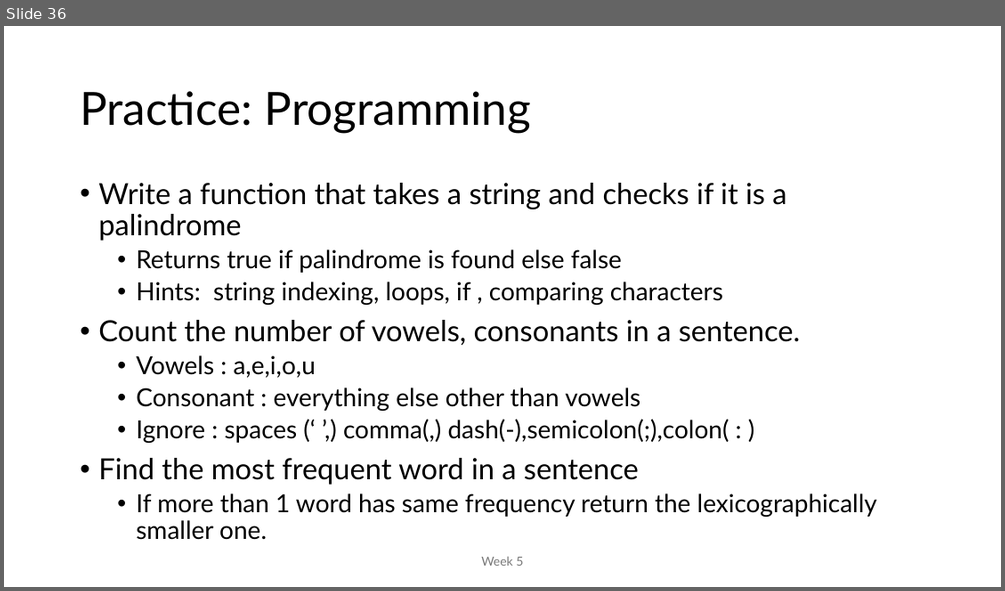
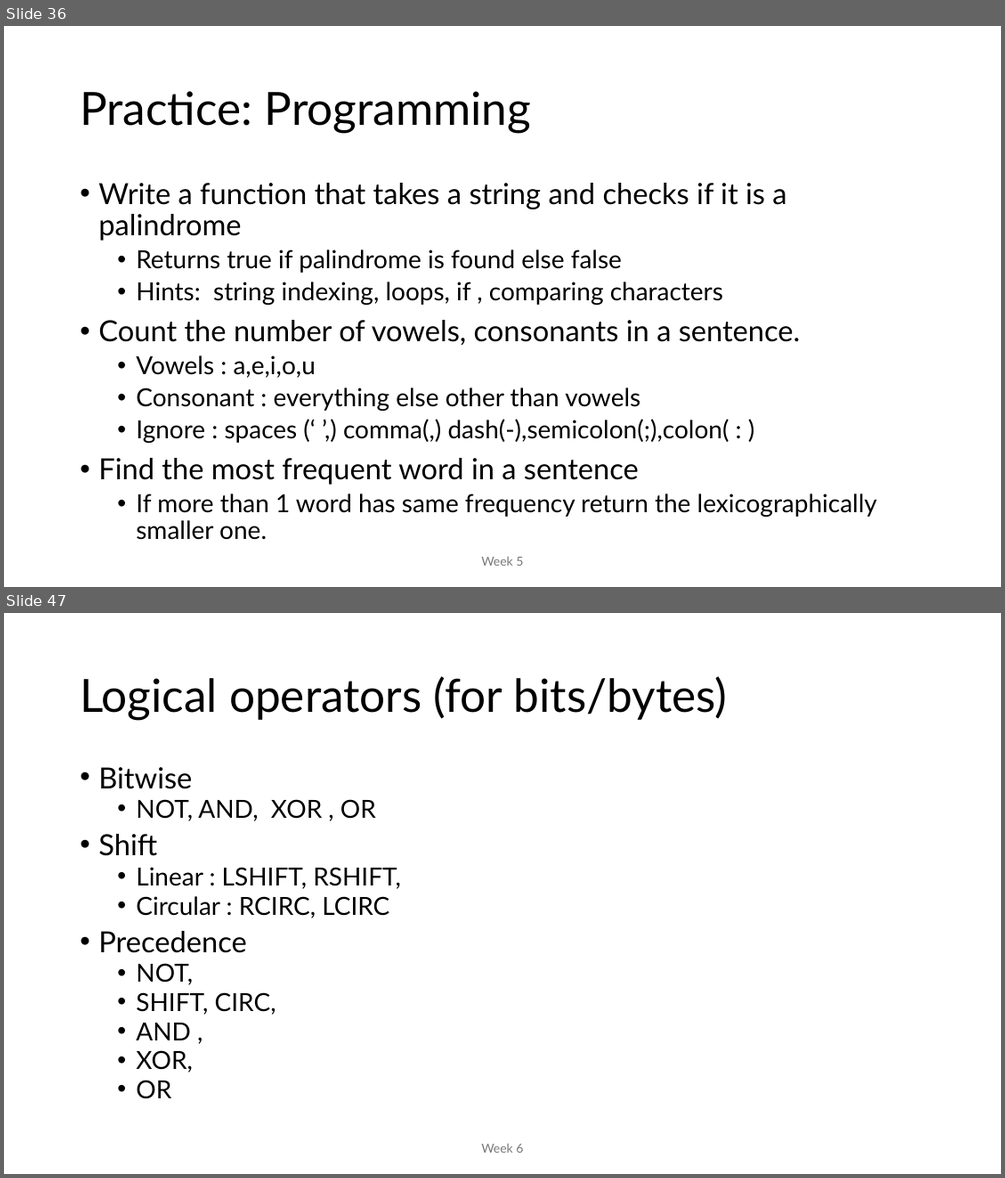
Before and after one commit to MoklaEducation/ems_winter_2025_acsl101, a slide deck: all/ExploringCSConceptsViaACSLCompetitions_all.pptx. Shown one above the other, each under a label of ours: slide 36 before the commit, slides 36 and 47 after it; the slides between them are not shown. The pictures are 1005x591 and 1005x1178 pixels, drawn with LibreOffice and Linux fonts; fonts in the diff are those of the drawing. Boxes give left, top, right and bottom in pixels: in the first picture for what was removed or moved away, otherwise in the second. Text is boxed around its words. In the diff, an @@ line names an element or a change of style, - is before the commit and + after.

Commit message:
week 06

```diff
--- a/all/ExploringCSConceptsViaACSLCompetitions_all.pptx
+++ b/all/ExploringCSConceptsViaACSLCompetitions_all.pptx
@@ slide 47 added at [4,613,1001,1174], background #FFFFFF @@
@@ title added at [80,676,728,720], 44 pt, text #000000 @@
+Logical operators (for bits/bytes)
@@ text added at [98,767,401,1099], 24 pt, text #000000 @@
+• Bitwise
+  • NOT, AND, XOR , OR
+• Shift
+  • Linear : LSHIFT, RSHIFT,
+  • Circular : RCIRC, LCIRC
+• Precedence
+  • NOT,
+  • SHIFT, CIRC,
+  • AND ,
+  • XOR,
+  • OR
@@ text added at [481,1143,523,1152], 12 pt, text #797979 @@
+Week 6
```
Also in this commit, not shown: 1 slide changed, 12 other slides added, 2 other files.
